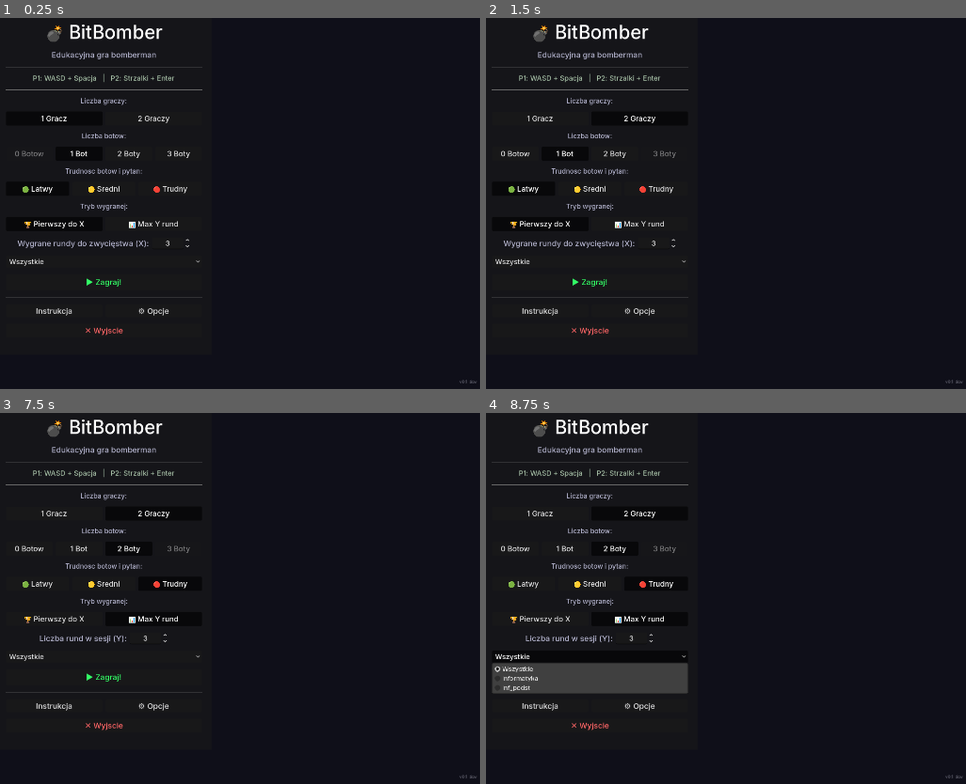
Above: before the commit, frames 1-4 (two rows, left to right).
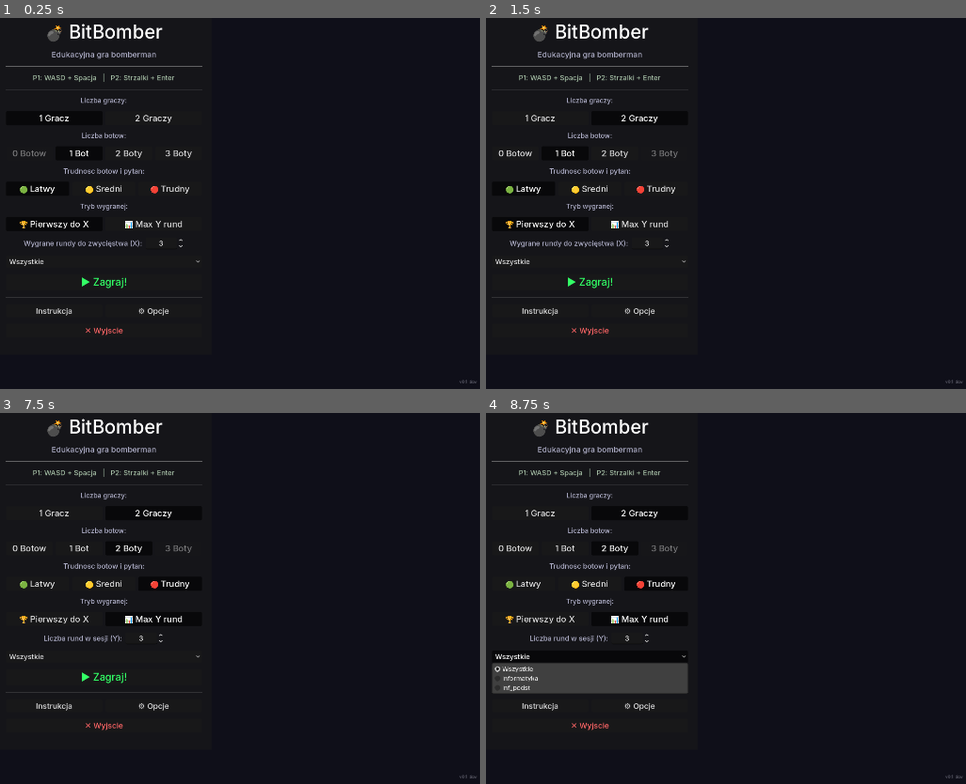
Above: after the commit, the same moments.

Repository: DaVideX12324/BitBomber
Game: Godot game, scene res://scenes/game.tscn
Two runs of this game, one before a commit and one after it. Both use one fixed random seed, a clock stepped at 60 frames per second and the inputs below.
Inputs:
- Up to frame 1 (0.25 s): no input
- Up to frame 2 (1.5 s): click "1 Gracz" at 0.5 s; click "2 Graczy" at 1.25 s
- Up to frame 3 (7.5 s): click "0 Botow" at 2 s; click "1 Bot" at 2.75 s; click "2 Boty" at 3.5 s; click "🟢 Latwy" at 4.25 s; click "🟡 Sredni" at 5 s; click "🔴 Trudny" at 5.75 s; click "🏆 Pierwszy do X" at 6.5 s; click "📊 Max Y rund" at 7.25 s
- Up to frame 4 (8.75 s): click "Wszystkie" at 8 s

The runs differ from the first frame. In frame 1, 2.3% of the frame differs, in the area x 1-43%, y 1-73%; in frame 2, 2.3%; in frame 3, 2.2%; in frame 4, 2.1%.

Commit message:
Integrate UIScaleManager for UI scaling
Register a new UIScaleManager autoload and update UI code to react to scale changes. Adds autoload UID (autoloads/ui_scale_manager.gd.uid) and project.godot entry for UIScaleManager. Fixes HUD node path for the round label (scripts/hud.gd) and hooks main_menu to UIScaleManager: connects to scale_changed, calls the handler on ready, and adds _on_scale_changed to update font sizes for buttons, labels and spinbox line edit (scripts/main_menu.gd). These changes enable dynamic UI scaling and correct a misplaced node reference.

Diff:
--- a/project.godot
+++ b/project.godot
@@ -28,6 +28,7 @@
 WindowManager="*uid://fv2xg3xhx8v5"
 QuizManager="*uid://v7ttgjic1mf5"
 SettingsManager="*uid://0b60j1jm6etx"
+UIScaleManager="*uid://dh4ovm0yqu75a"
 
 [display]
 
--- a/scripts/hud.gd
+++ b/scripts/hud.gd
@@ -23,7 +23,7 @@
 	$Root/Cards/Card3,
 	$Root/Cards/Card4,
 ]
-@onready var _round_label : Label = $Root/RoundPanel/RoundLabel
+@onready var _round_label : Label = $Root/Cards/RoundPanel/RoundLabel
 @onready var _toast       : Label = $Root/ToastLabel
 @onready var _round_panel : PanelContainer = $Root/Cards/RoundPanel
 
--- a/scripts/main_menu.gd
+++ b/scripts/main_menu.gd
@@ -70,7 +70,18 @@
 	_refresh_diff()
 	_refresh_win()
 	_build_help_overlay()
-
+	UIScaleManager.scale_changed.connect(_on_scale_changed)
+	_on_scale_changed(UIScaleManager.scale_factor)
+
+func _on_scale_changed(_s: float) -> void:
+	var fs_btn   := UIScaleManager.px(22)
+	var fs_label := UIScaleManager.px(18)
+	for btn in _players_btns + _bots_btns + _diff_btns + _win_btns:
+		btn.add_theme_font_size_override("font_size", fs_btn)
+	_start_btn.add_theme_font_size_override("font_size", UIScaleManager.px(26))
+	_rounds_label.add_theme_font_size_override("font_size", fs_label)
+	_diff_label.add_theme_font_size_override("font_size", fs_label)
+	_rounds_spin.get_line_edit().add_theme_font_size_override("font_size", fs_label)
 
 # ---------------------------------------------------------------------------
 
Not shown, added: autoloads/ui_scale_manager.gd.uid
